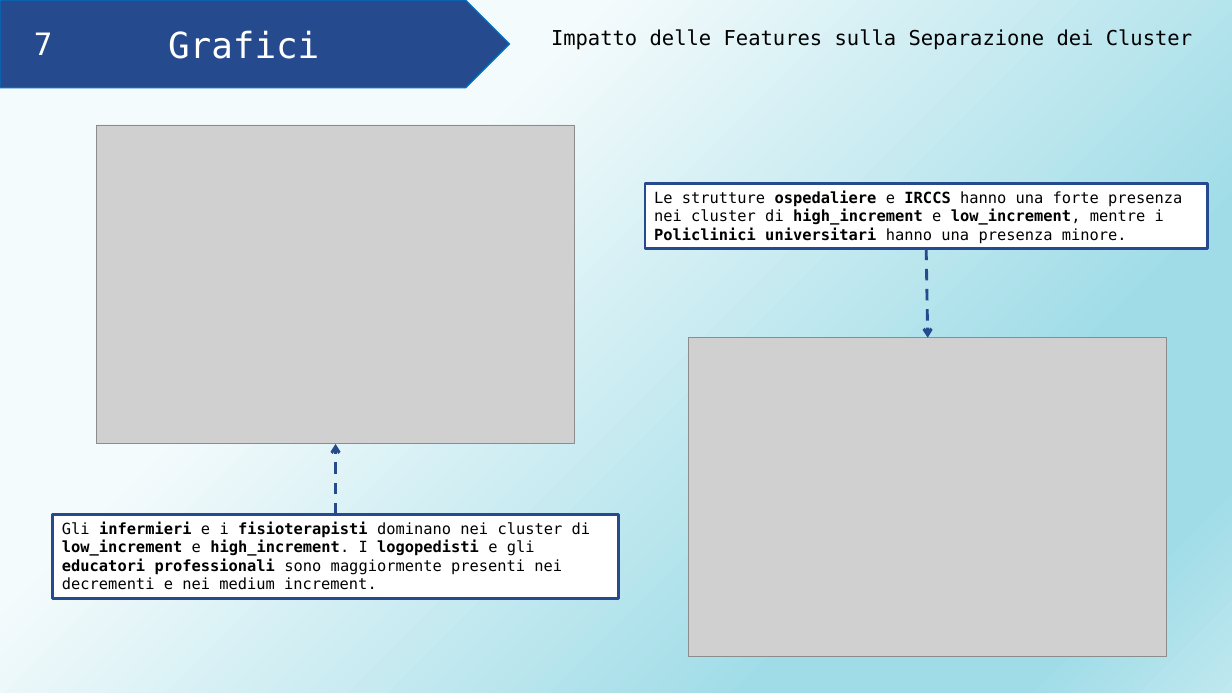
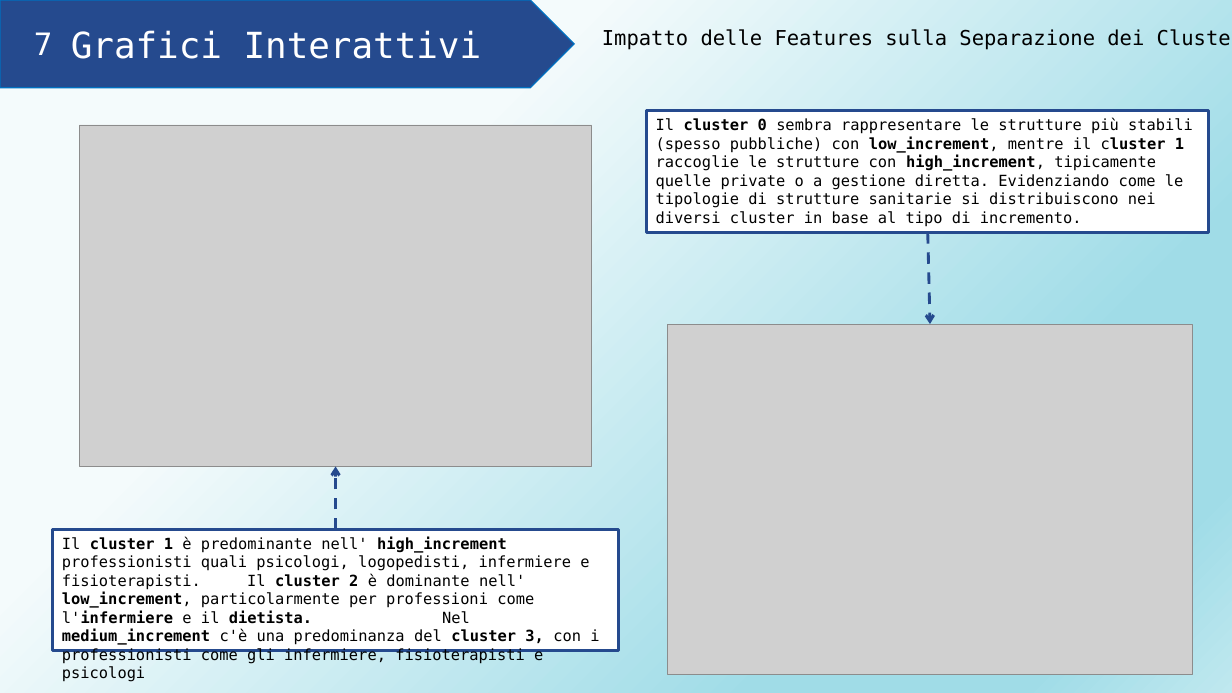
Before and after one commit to AlessiaRossi/Teleassistance-Supervised-Clustering, a slide deck: slide 17 of myLib/Presentazione_proggetto_FIA.pptx (slide 18 before the commit). Drawn at 1232x693 pixels with LibreOffice and Linux fonts; fonts in the diff are those of the drawing; grey boxes stand for pictures. Boxes give left, top, right and bottom in pixels: in the first picture for what was removed or moved away, otherwise in the second. Text is boxed around its words. In the diff, an @@ line names an element or a change of style, - is before the commit and + after.

Commit message:
updated presentation

```diff
--- a/myLib/Presentazione_proggetto_FIA.pptx
+++ b/myLib/Presentazione_proggetto_FIA.pptx
@@ pentagon arrow "Grafici Interattivi": place and size @@
-pentagon arrow "Grafici Interattivi" at box(0, 0, 509, 88)
+pentagon arrow "Grafici Interattivi" at box(0, 0, 574, 88)
@@ text "Impatto delle Features sulla Separazione ..." rewrapped from box(551, 29, 1192, 50) to box(602, 29, 1232, 50) @@
@@ text in pentagon arrow at box(71, 30, 482, 59): text changed @@
-Grafici
+Grafici Interattivi
@@ rectangle "Il cluster 0 sembra rappresentare ...": place and size @@
-rectangle "Il cluster 0 sembra rappresentare ..." at box(645, 183, 1208, 249)
+rectangle "Il cluster 0 sembra rappresentare ..." at box(647, 111, 1210, 232)
@@ text in rectangle at box(656, 118, 1193, 227): text changed @@
-Le strutture ospedaliere e IRCCS hanno una forte presenza nei cluster di high_increment e low_increment, mentre i Policlinici universitari hanno una presenza minore.
+Il cluster 0 sembra rappresentare le strutture più stabili (spesso pubbliche) con low_increment, mentre il cluster 1 raccoglie le strutture con high_increment, tipicamente quelle private o a gestione diretta. Evidenziando come le tipologie di strutture sanitarie si distribuiscono nei diversi cluster in base al tipo di incremento.
@@ picture: place and size @@
-picture at box(96, 125, 575, 444)
+picture at box(79, 125, 592, 467)
@@ arrow moved from (926, 249) - (928, 337) to (928, 232) - (931, 324) @@
@@ picture: place and size @@
-picture at box(689, 337, 1167, 656)
+picture at box(667, 324, 1193, 675)
@@ arrow moved from (335, 514) - (335, 445) to (335, 530) - (335, 467) @@
@@ rectangle "Il cluster 1 è predominante ...": place and size @@
-rectangle "Il cluster 1 è predominante ..." at box(53, 514, 618, 598)
+rectangle "Il cluster 1 è predominante ..." at box(53, 530, 618, 651)
@@ text in rectangle at box(62, 536, 599, 664): text changed @@
-Gli infermieri e i fisioterapisti dominano nei cluster di low_increment e high_increment. I logopedisti e gli educatori professionali sono maggiormente presenti nei decrementi e nei medium increment.
+Il cluster 1 è predominante nell' high_increment professionisti quali psicologi, logopedisti, infermiere e fisioterapisti. Il cluster 2 è dominante nell' low_increment, particolarmente per professioni come l'infermiere e il dietista. Nel medium_increment c'è una predominanza del cluster 3, con i professionisti come gli infermiere, fisioterapisti e psicologi
```
Also in this commit, not shown: 4 other slides changed, 1 other file.
